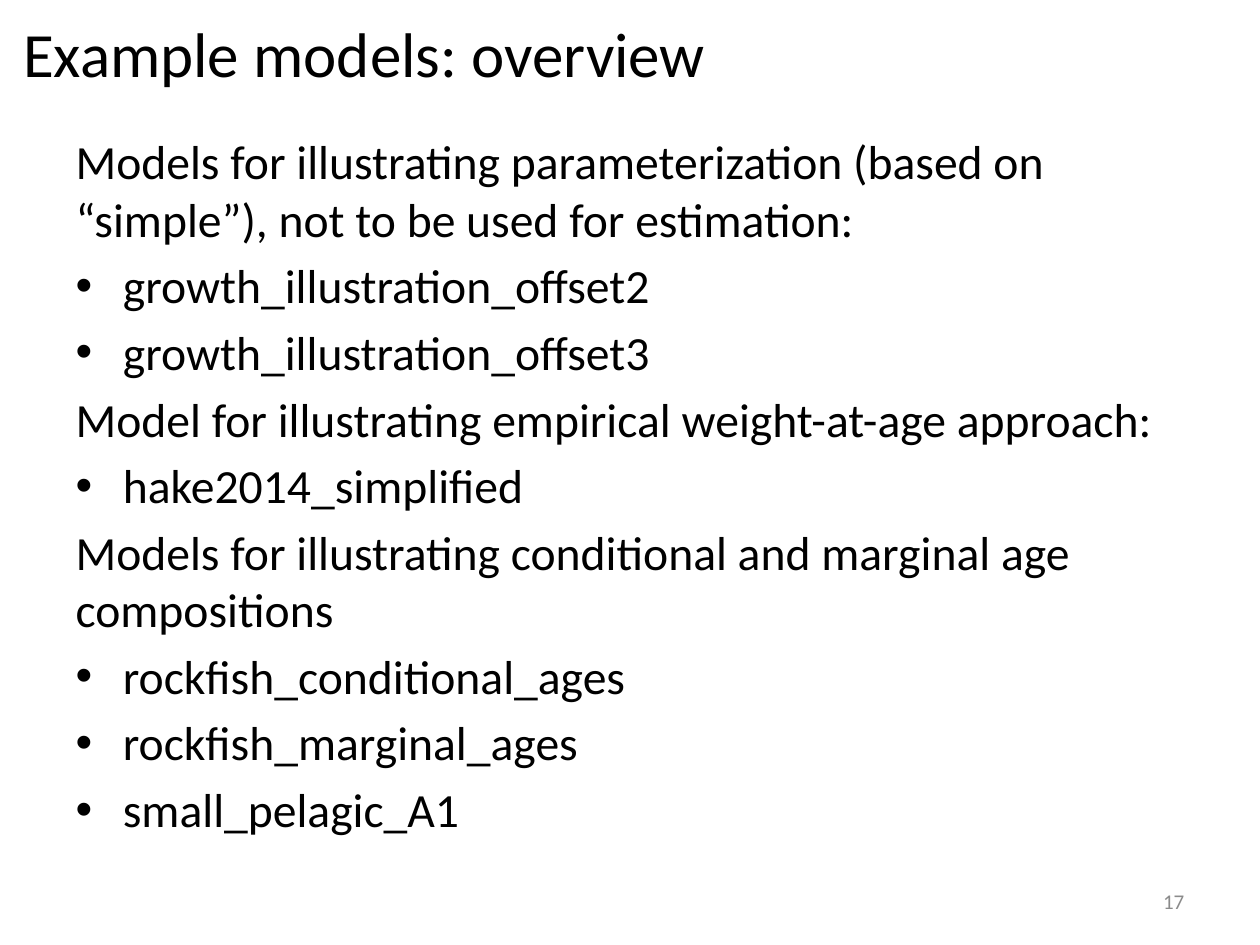
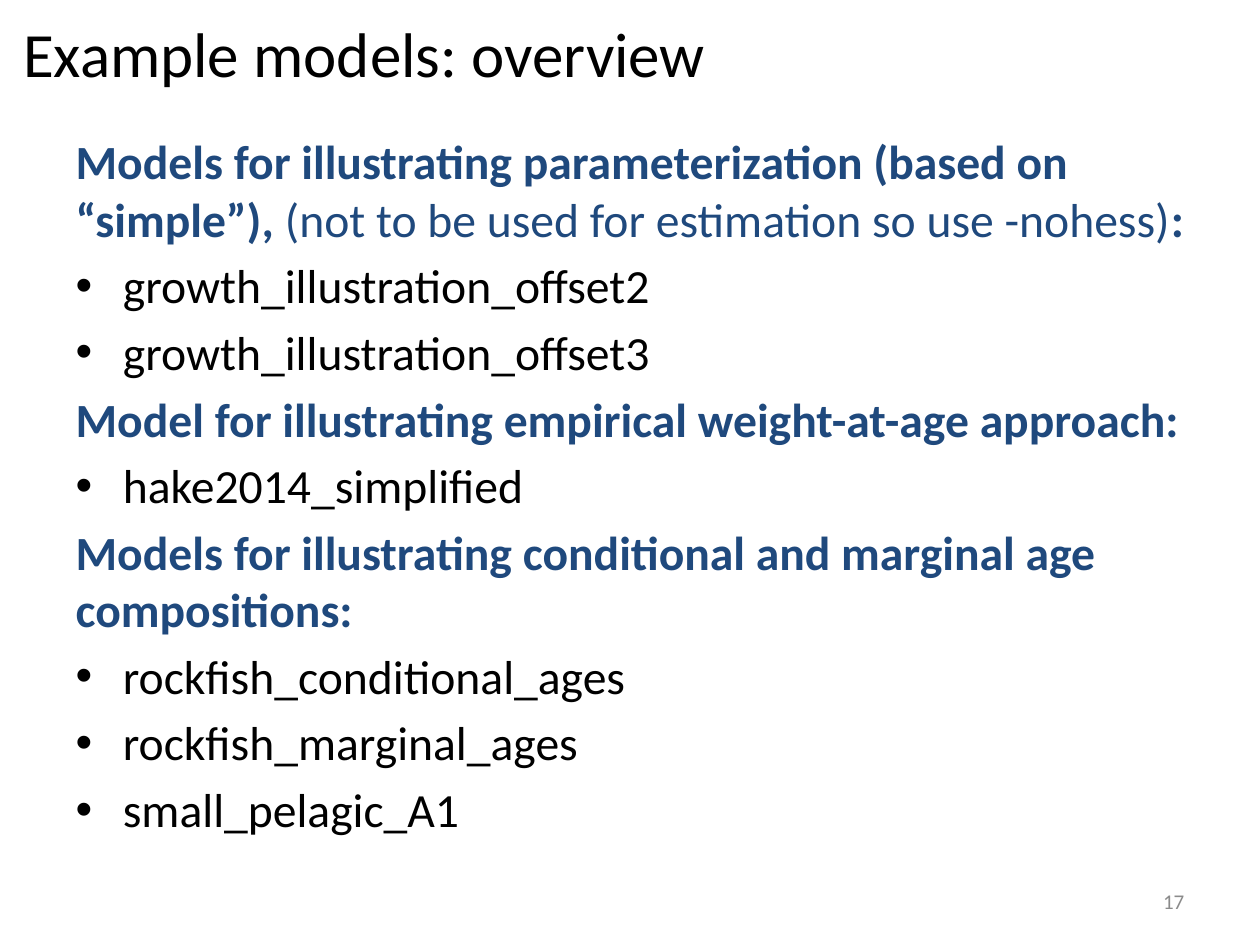
Before and after one commit to iantaylor-NOAA/SSgrowth, a slide deck: slide 17 of Modeling growth in SS.pptx. Drawn at 1260x945 pixels with LibreOffice and Linux fonts; fonts in the diff are those of the drawing. Boxes give left, top, right and bottom in pixels: in the first picture for what was removed or moved away, otherwise in the second. Text is boxed around its words. In the diff, an @@ line names an element or a change of style, - is before the commit and + after.

```diff
--- a/Modeling growth in SS.pptx
+++ b/Modeling growth in SS.pptx
@@ text at bbox=[76, 144, 1184, 245]: text changed; text colour #000000 to #1F497D; bold on @@
-Models for illustrating parameterization (based on “simple”), not to be used for estimation:
+Models for illustrating parameterization (based on “simple”), (not to be used for estimation so use -nohess):
@@ text at bbox=[76, 403, 1179, 445]: text colour #000000 to #1F497D, bold on in "Model for illustrating empirical weight-at-age approach:" @@
@@ text at bbox=[76, 536, 1096, 635]: text changed; text colour #000000 to #1F497D; bold on @@
-Models for illustrating conditional and marginal age compositions
+Models for illustrating conditional and marginal age compositions:
```
Also in this commit, not shown: 10 other slides changed, 9 slides added, 20 other files.
